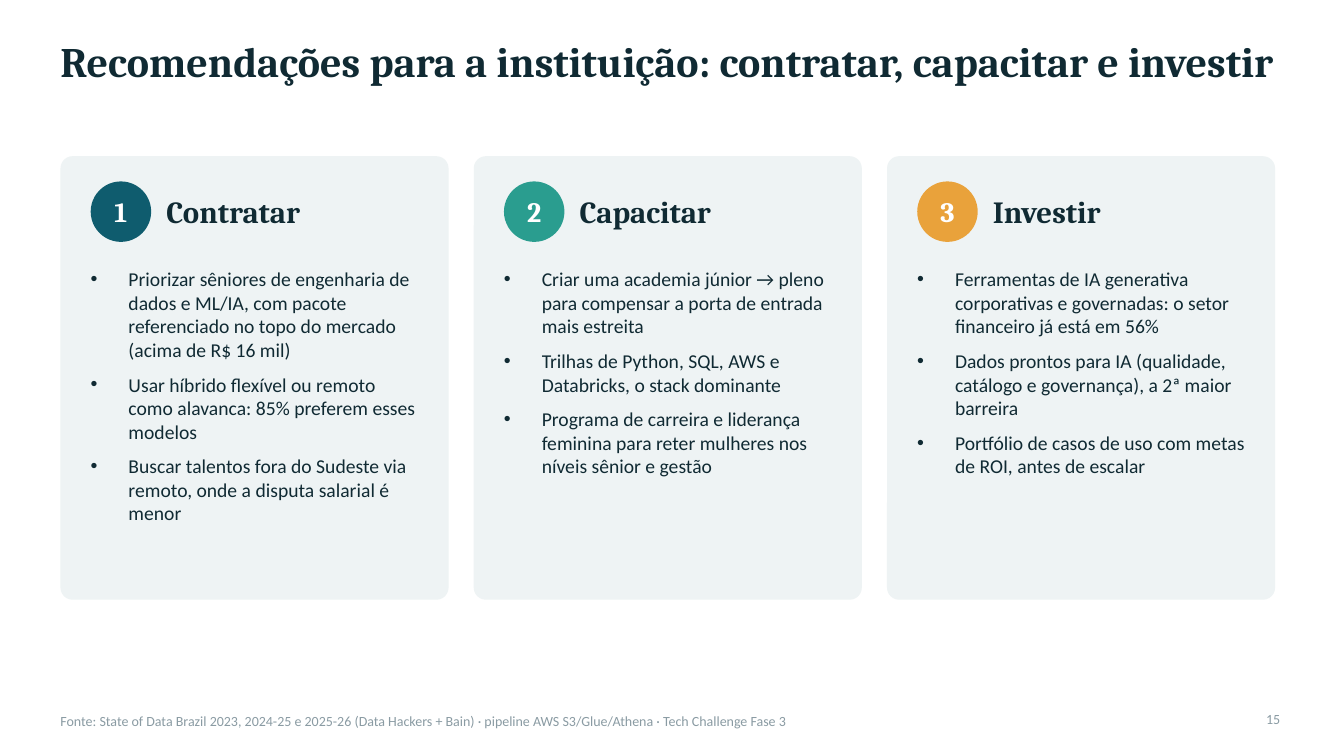
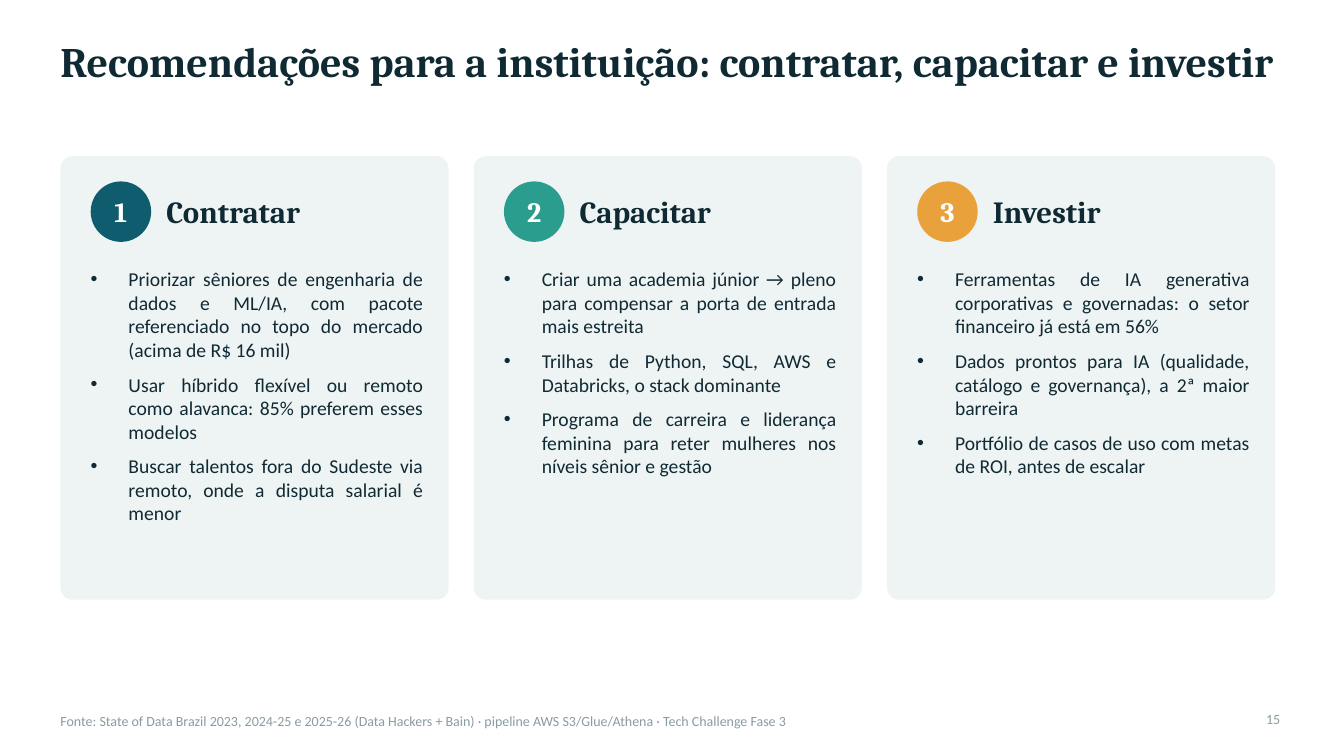
Before and after one commit to lguilherme09/Tech-Challenge-3-FIAP-, a slide deck: slide 15 of docs/Tech_Challenge_Fase3_Apresentacao.pptx. Drawn at 1344x756 pixels with LibreOffice and Linux fonts; fonts in the diff are those of the drawing. Boxes give left, top, right and bottom in pixels: in the first picture for what was removed or moved away, otherwise in the second. Text is boxed around its words. In the diff, an @@ line names an element or a change of style, - is before the commit and + after.

```diff
--- a/docs/Tech_Challenge_Fase3_Apresentacao.pptx
+++ b/docs/Tech_Challenge_Fase3_Apresentacao.pptx
@@ alignment left to justified in 3 elements at bbox=[128, 272, 423, 520], bbox=[542, 272, 836, 477], bbox=[955, 272, 1250, 476] @@
```
Also in this commit, not shown: 15 other slides changed, 3 other files.
